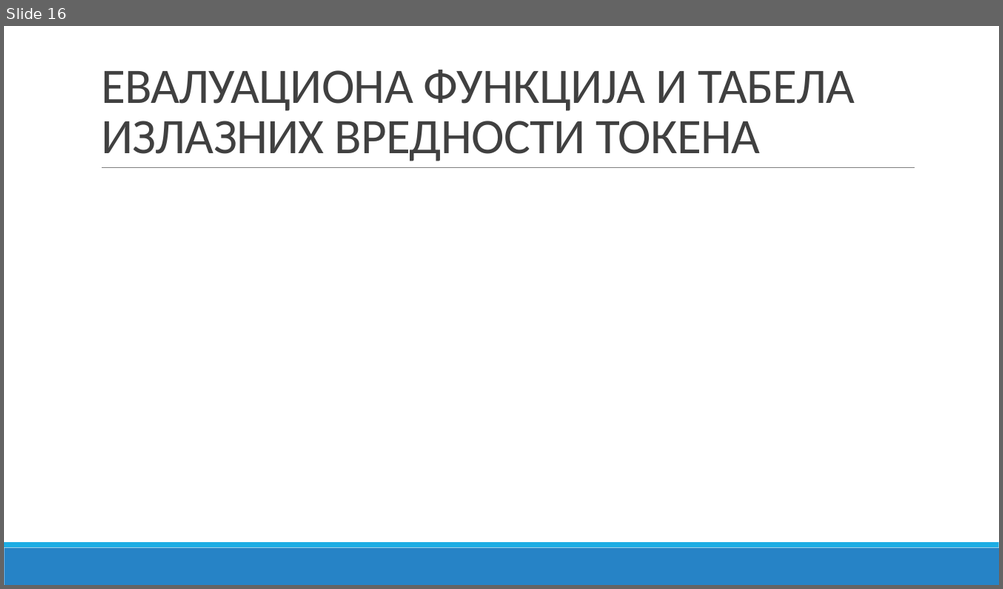
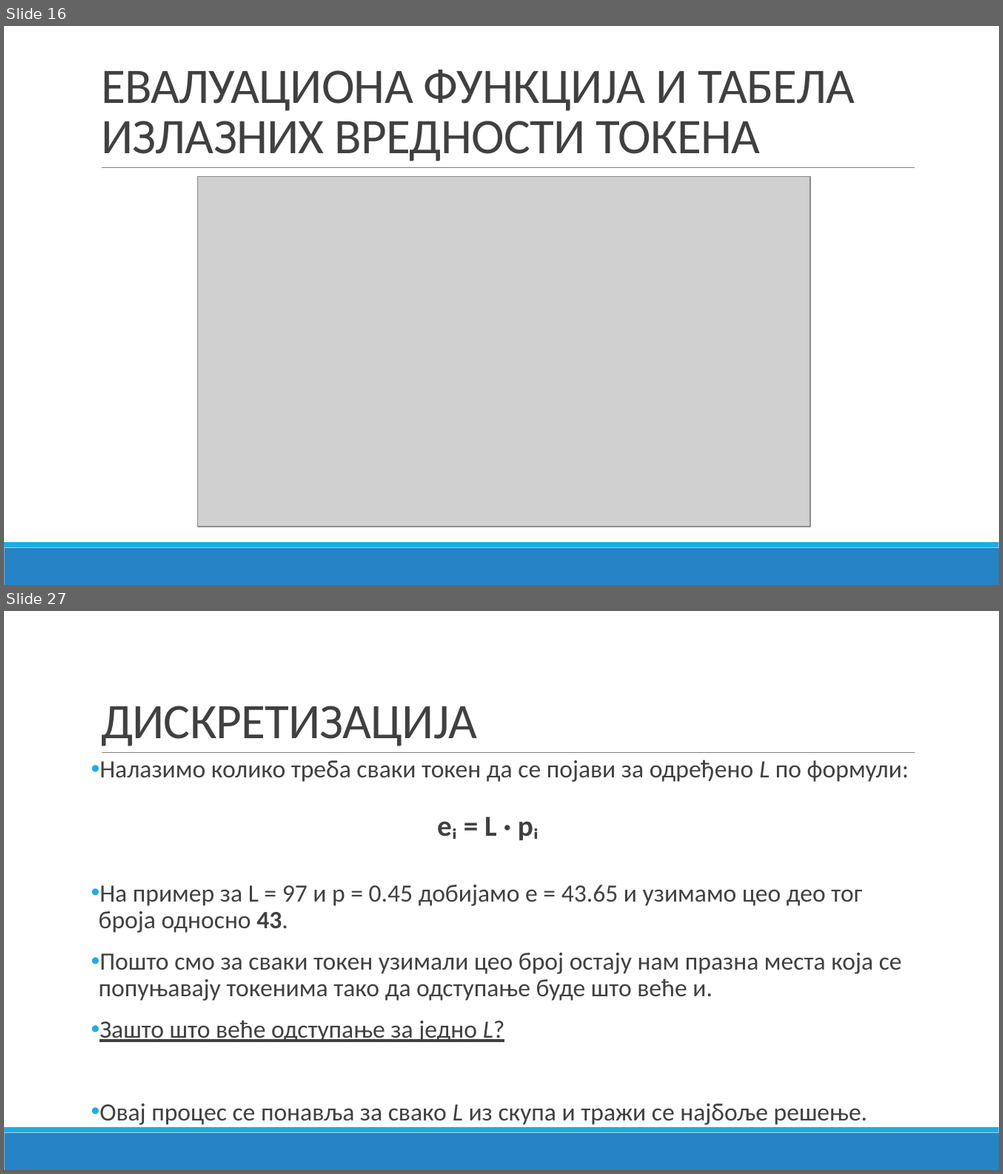
Before and after one commit to bxgda/diplomski-rad, a slide deck: PREZENTACIJA_JB.pptx. Shown one above the other, each under a label of ours: slide 16 before the commit, slides 16 and 27 after it; the slides between them are not shown. The pictures are 1003x589 and 1003x1174 pixels, drawn with LibreOffice and Linux fonts; fonts in the diff are those of the drawing; grey boxes stand for pictures. Boxes give left, top, right and bottom in pixels: in the first picture for what was removed or moved away, otherwise in the second. Text is boxed around its words. In the diff, an @@ line names an element or a change of style, - is before the commit and + after.

```diff
--- a/PREZENTACIJA_JB.pptx
+++ b/PREZENTACIJA_JB.pptx
@@ slide 27 added at [4,611,999,1170], background #FFFFFF; not listed: 3 template elements that a slide beside it also shows @@
@@ title added at [101,706,477,746], 48 pt, text #404040 @@
+ДИСКРЕТИЗАЦИЈА
@@ text added at [99,760,908,1125], 24 pt, text #404040 @@
+• Налазимо колико треба сваки токен да се појави за одређено L по формули:
+• На пример за L = 97 и p = 0.45 добијамо e = 43.65 и узимамо цео део тог броја односно 43.
+• Пошто смо за сваки токен узимали цео број остају нам празна места која се попуњавају токенима тако да одступање буде што веће и.
+• Зашто што веће одступање за једно L?
+• Овај процес се понавља за свако L из скупа и тражи се најбоље решење.
@@ text added at [437,817,538,840], 28 pt, text #404040, bold @@
+eᵢ = L · pᵢ
@@ slide 16 changed as well @@
@@ picture added at [198,177,811,528] @@
```
Also in this commit, not shown: 1 other slide changed, 17 other slides added, 1 slide removed.
